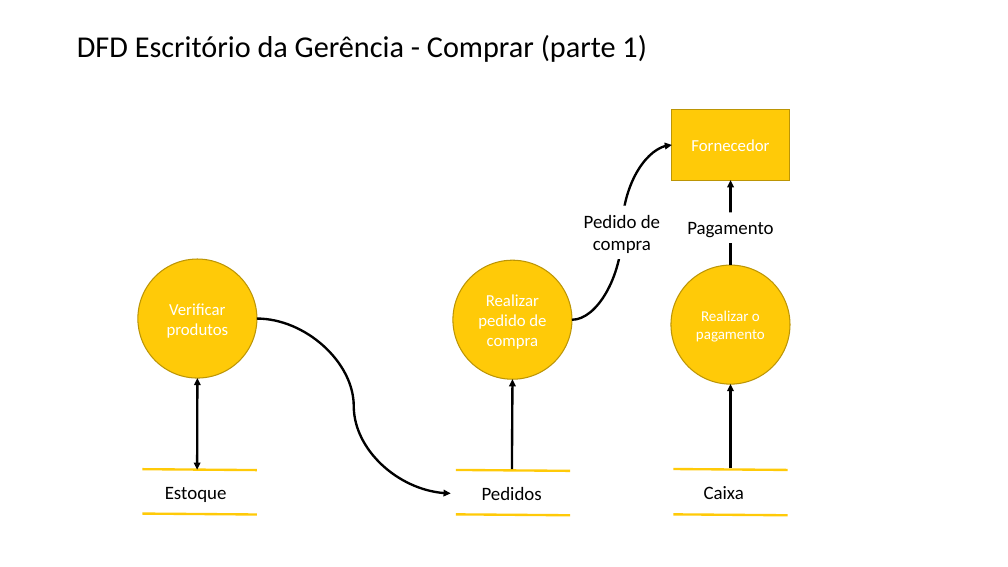
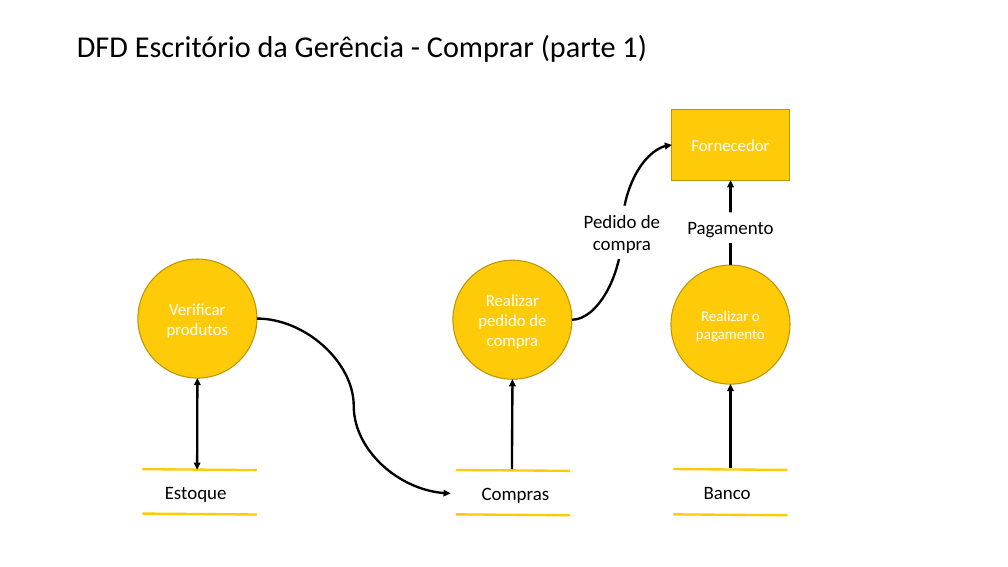
Before and after one commit to faconta/OPE, a slide deck: slide 6 of Artefatos/16. Diagramas de Fluxo de Dados.pptx. Drawn at 1008x567 pixels with LibreOffice and Linux fonts; fonts in the diff are those of the drawing. Boxes give left, top, right and bottom in pixels: in the first picture for what was removed or moved away, otherwise in the second. Text is boxed around its words. In the diff, an @@ line names an element or a change of style, - is before the commit and + after.

```diff
--- a/Artefatos/16. Diagramas de Fluxo de Dados.pptx
+++ b/Artefatos/16. Diagramas de Fluxo de Dados.pptx
@@ text at bbox=[482, 487, 550, 503]: text changed @@
-Pedidos
+Compras
@@ text at bbox=[704, 487, 751, 499]: text changed @@
-Caixa
+Banco
```
Also in this commit, not shown: 2 other slides changed, 2 other files.
